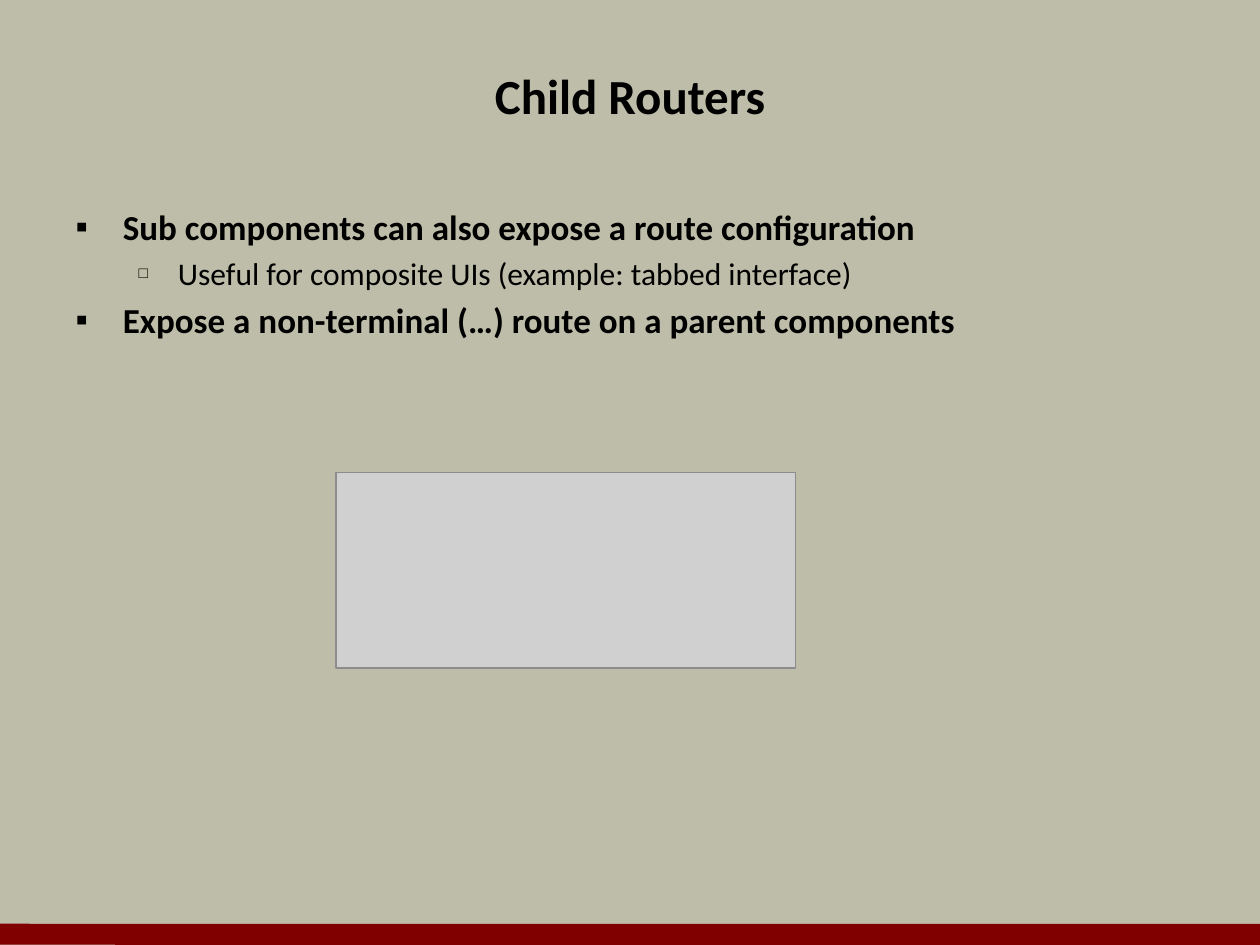
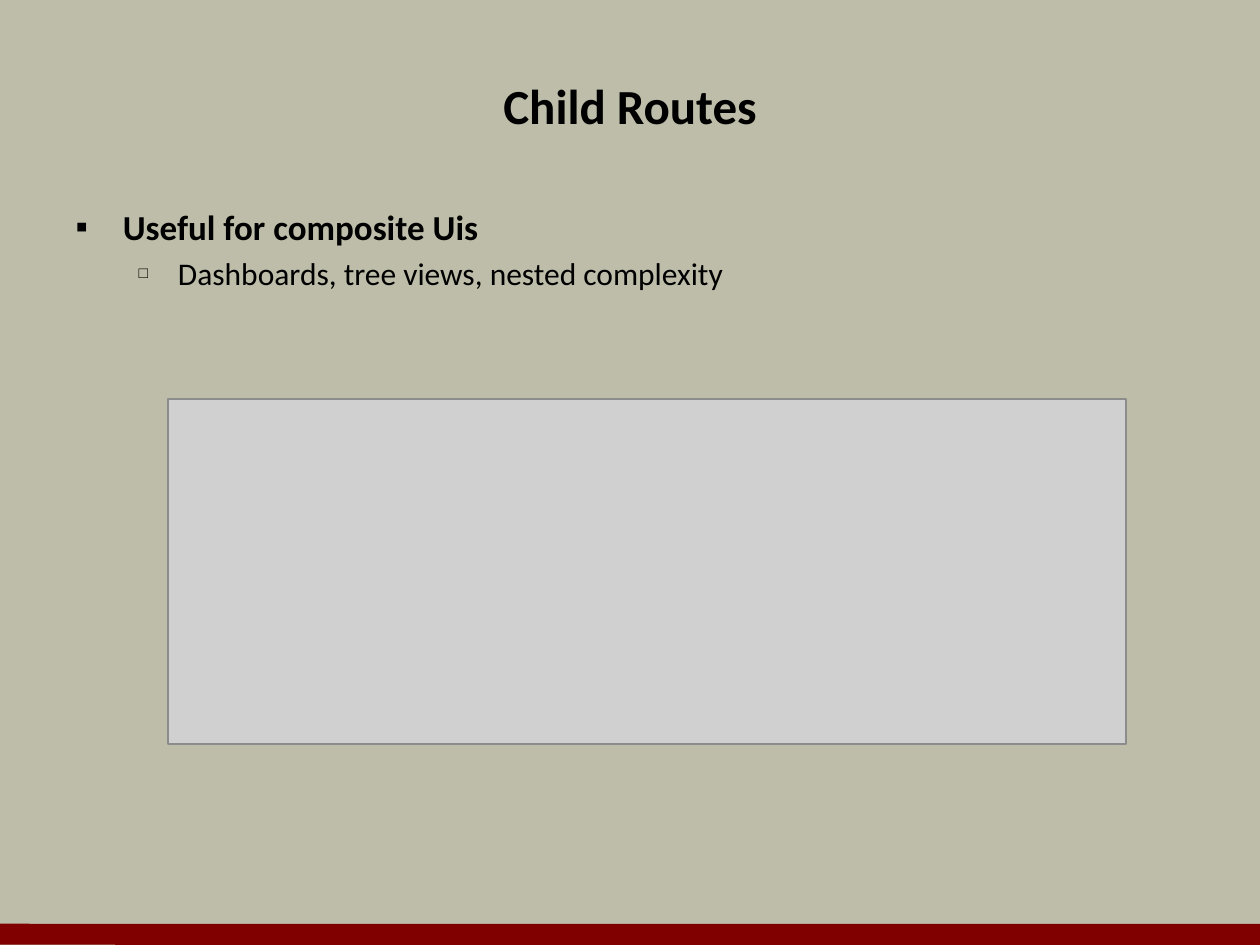
Before and after one commit to OdeToCode/classes, a slide deck: slide 10 of angular2/slides/03_Routing.pptx (slide 11 before the commit). Drawn at 1260x945 pixels with LibreOffice and Linux fonts; fonts in the diff are those of the drawing; grey boxes stand for pictures; background and template pictures are left out. Boxes give left, top, right and bottom in pixels: in the first picture for what was removed or moved away, otherwise in the second. Text is boxed around its words. In the diff, an @@ line names an element or a change of style, - is before the commit and + after.

```diff
--- a/angular2/slides/03_Routing.pptx
+++ b/angular2/slides/03_Routing.pptx
@@ title at box(503, 89, 757, 125): text changed @@
-Child Routers
+Child Routes
@@ text at box(123, 215, 722, 290): text changed; size 20 to 18 pt; bold off @@
-▪ Sub components can also expose a route configuration
-  □ Useful for composite UIs (example: tabbed interface)
-▪ Expose a non-terminal (…) route on a parent components
+▪ Useful for composite Uis
+  □ Dashboards, tree views, nested complexity
@@ picture added at box(168, 399, 1125, 745) @@
@@ picture removed at box(336, 472, 796, 668) @@
```
Also in this commit, not shown: 7 other slides changed, 1 slide added, 2 slides removed, 1 other file.
